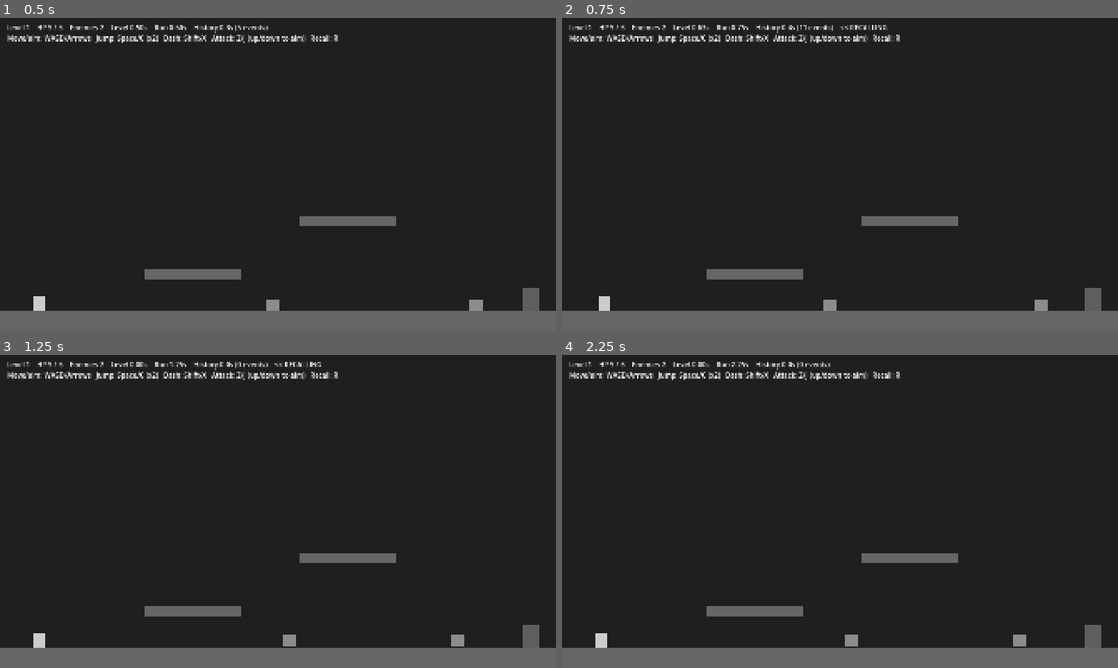
Above: before the commit, frames 1-4 (two rows, left to right).
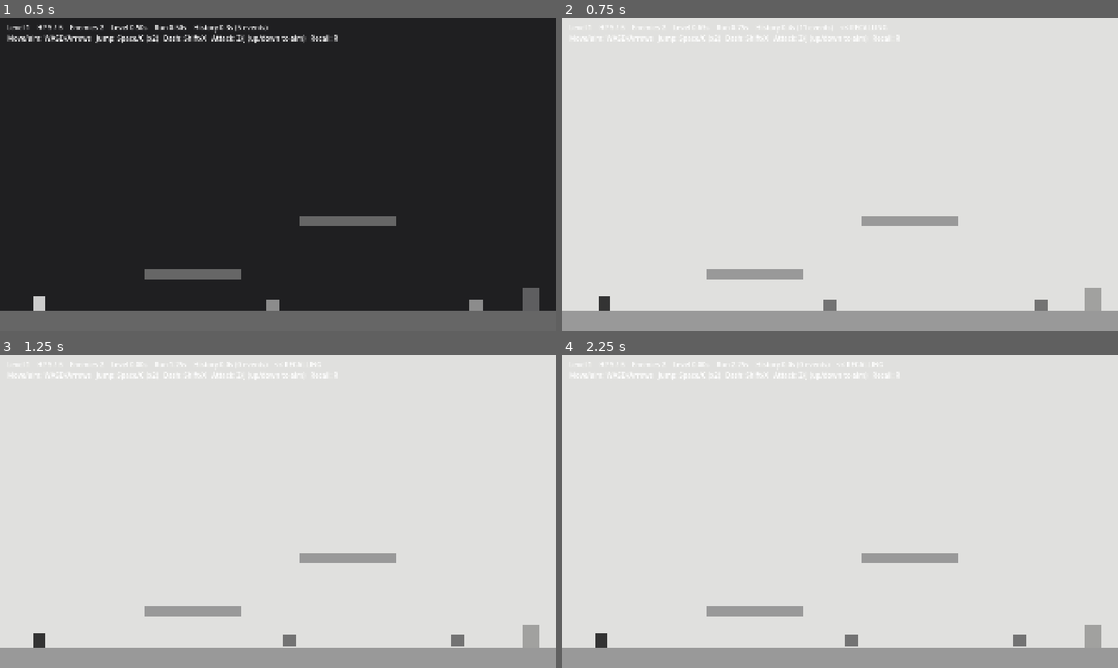
Above: after the commit, the same moments.

Repository: jmy0713/CreativeJam26
Game: Godot game, scene res://scenes/levels/level_1.tscn
Same seed, same stepped clock (60 frames per second), same inputs: the game is played once before the commit and once after it.
Inputs:
- Up to frame 1 (0.5 s): no input
- Up to frame 2 (0.75 s): hold D (move_right) from 0.53 s (still down); tap R (recall) at 0.6 s
- Up to frame 3 (1.25 s): keep holding D (move_right); tap Space (jump) at 0.77 s
- Up to frame 4 (2.25 s): tap Z (attack) at 1.35 s; tap Space (jump) at 1.52 s; tap R (recall) at 1.55 s; release D (move_right) at 2.03 s; hold A (move_left) from 2.03 s (still down); tap Shift (dash) at 2.1 s

Frame 1 is identical in both runs. In frame 2, 100% of the frame differs, in the area x 0-100%, y 0-100%; in frame 3, 100%; in frame 4, 100%.

Commit message:
feat negative recall

Diff:
--- a/project.godot
+++ b/project.godot
@@ -20,6 +20,7 @@
 GameManager="*res://scripts/autoload/game_manager.gd"
 Recall="*res://scripts/autoload/recall.gd"
 Hud="*res://scenes/ui/hud.tscn"
+RecallOverlay="*uid://w3ruf2rtd6tx"
 
 [display]
 
@@ -79,15 +80,15 @@
 }
 attack={
 "deadzone": 0.5,
-"events": [Object(InputEventKey,"resource_local_to_scene":fa …(209 unchanged characters)… "location":0,"echo":false,"script":null),
-Object(InputEventKey,"resource_local_to_scene":false,"resource_name":"","device":-1,"window_id":0,"alt_pressed":false,"shift_pressed":false,"ctrl_pressed":false,"meta_pressed":false,"pressed":false,"keycode":0,"physical_keycode":74,"key_label":0,"unicode":0,"location":0,"echo":false,"script":null),
-Object(InputEventJoypadButton,"resource_local_to_scene":false,"resource_name":"","device":-1,"button_index":2,"pressure":0.0,"pressed":true,"script":null)
+"events": [Object(InputEventKey,"resource_local_to_scene":fa …(209 unchanged characters)… "location":0,"echo":false,"script":null)
+, Object(InputEventKey,"resource_local_to_scene":false,"resource_name":"","device":-1,"window_id":0,"alt_pressed":false,"shift_pressed":false,"ctrl_pressed":false,"meta_pressed":false,"pressed":false,"keycode":0,"physical_keycode":74,"key_label":0,"unicode":0,"location":0,"echo":false,"script":null)
+, Object(InputEventJoypadButton,"resource_local_to_scene":false,"resource_name":"","device":-1,"button_index":2,"pressure":0.0,"pressed":true,"script":null)
 ]
 }
 recall={
 "deadzone": 0.5,
-"events": [Object(InputEventKey,"resource_local_to_scene":fa …(209 unchanged characters)… "location":0,"echo":false,"script":null),
-Object(InputEventJoypadButton,"resource_local_to_scene":false,"resource_name":"","device":-1,"button_index":3,"pressure":0.0,"pressed":true,"script":null)
+"events": [Object(InputEventKey,"resource_local_to_scene":fa …(209 unchanged characters)… "location":0,"echo":false,"script":null)
+, Object(InputEventJoypadButton,"resource_local_to_scene":false,"resource_name":"","device":-1,"button_index":3,"pressure":0.0,"pressed":true,"script":null)
 ]
 }
 
--- /dev/null
+++ b/scenes/recall_overlay.tscn
@@ -0,0 +1,21 @@
+[gd_scene format=3 uid="uid://w3ruf2rtd6tx"]
+
+[ext_resource type="Shader" uid="uid://clafof843ima8" path="res://shaders/negative.gdshader" id="1_si46r"]
+
+[sub_resource type="ShaderMaterial" id="ShaderMaterial_yyr30"]
+shader = ExtResource("1_si46r")
+shader_parameter/intensity = 1.0
+
+[node name="RecallOverlay" type="Node2D" unique_id=276300504]
+
+[node name="CanvasLayer" type="CanvasLayer" parent="." unique_id=1767697239]
+
+[node name="RecallNegative" type="ColorRect" parent="CanvasLayer" unique_id=595922408]
+visible = false
+material = SubResource("ShaderMaterial_yyr30")
+anchors_preset = 15
+anchor_right = 1.0
+anchor_bottom = 1.0
+grow_horizontal = 2
+grow_vertical = 2
+mouse_filter = 2
--- a/scripts/autoload/recall.gd
+++ b/scripts/autoload/recall.gd
@@ -33,8 +33,7 @@
 ## Emitted for every event popped during a recall — hook rewind VFX here.
 signal event_undone(event: Event)
 
-enum Phase { NONE, FREEZE, REWIND }
-
+enum Phase { NONE, FREEZE, REWIND, END_FREEZE }
 class Event:
 	var tick: int
 	var target: Node
@@ -56,13 +55,19 @@
 @export var recall_seconds := 5.0
 ## Real time the rewind takes for a full `recall_seconds` rewind.
 @export var playback_seconds := 0.85
-@export var freeze_seconds := 0.3
+## Frozen (screen inverted) for this long before the rewind starts...
+@export var freeze_before_seconds := 0.2
+## ...and for this long after it ends, before the level resumes.
+@export var freeze_after_seconds := 0.2
 @export var sample_interval := 0.2
 ## How long the player takes to slide to the afterimage.
 @export var catchup_seconds := 0.35
 ## The catch-up starts this long before the rewind finishes.
 @export var catchup_lead_seconds := 0.08
 
+const OVERLAY_PATH := "/root/RecallOverlay/CanvasLayer/RecallNegative"
+var _negative: ColorRect
+var _negative_material: ShaderMaterial
 var is_recalling := false
 
 var _stack: Array[Event] = []
@@ -86,12 +91,19 @@
 func _physics_process(_delta: float) -> void:
 	if GameManager.current_level == null:
 		return
+
 	match _phase:
 		Phase.FREEZE:
-			if _real_ticks_in_phase() >= GameManager.seconds_to_ticks(freeze_seconds):
+			if _real_ticks_in_phase() >= GameManager.seconds_to_ticks(freeze_before_seconds):
 				_begin_rewind()
+
 		Phase.REWIND:
 			_step_rewind()
+
+		Phase.END_FREEZE:
+			if _real_ticks_in_phase() >= GameManager.seconds_to_ticks(freeze_after_seconds):
+				_finish_recall()
+
 		Phase.NONE:
 			if Input.is_action_just_pressed("recall"):
 				start_recall()
@@ -123,6 +135,8 @@
 	var playback_ticks := maxi(GameManager.seconds_to_ticks(playback_seconds), 1)
 	_rewind_step = maxi(ceili(float(GameManager.seconds_to_ticks(recall_seconds)) / playback_ticks), 1)
 	GameManager.current_level.process_mode = Node.PROCESS_MODE_DISABLED
+	_set_negative(true)
+
 	_set_phase(Phase.FREEZE)
 	recall_started.emit(_target_tick)
 
@@ -141,6 +155,8 @@
 # --- Recording --------------------------------------------------------------
 
 func _on_level_started(_level: Level) -> void:
+	_set_negative(false)
+
 	is_recalling = false
 	_phase = Phase.NONE
 	_stack.clear()
@@ -175,6 +191,8 @@
 # --- Recalling --------------------------------------------------------------
 
 func _begin_rewind() -> void:
+	_set_negative(false)
+
 	_set_phase(Phase.REWIND)
 	_catchup_start_real_tick = -1
 	for node in _recordables():
@@ -207,7 +225,8 @@
 				node.set_recall_catchup(catchup_t)
 
 	if cursor <= _target_tick and catchup_t >= 1.0:
-		_finish_recall()
+		_set_negative(true)
+		_set_phase(Phase.END_FREEZE)
 
 
 func _start_segment(event: Event) -> void:
@@ -247,6 +266,7 @@
 
 
 func _finish_recall() -> void:
+	_set_negative(false)
 	_segments.clear()
 	is_recalling = false
 	_phase = Phase.NONE
@@ -258,6 +278,18 @@
 
 # --- Helpers ----------------------------------------------------------------
 
+
+func _set_negative(on: bool) -> void:
+	if _negative == null or not is_instance_valid(_negative):
+		_negative = get_node_or_null(OVERLAY_PATH) as ColorRect
+		if _negative == null:
+			push_warning("Recall: %s not found. Is RecallOverlay registered as an autoload?" % OVERLAY_PATH)
+			return
+		_negative_material = _negative.material as ShaderMaterial
+	_negative.visible = on
+	if _negative_material:
+		_negative_material.set_shader_parameter("intensity", 1.0 if on else 0.0)
+
 func _set_phase(phase: Phase) -> void:
 	_phase = phase
 	_phase_start_real_tick = GameManager.real_tick
--- /dev/null
+++ b/shaders/negative.gdshader
@@ -0,0 +1,9 @@
+shader_type canvas_item;
+
+uniform sampler2D screen_texture : hint_screen_texture, repeat_disable, filter_nearest;
+uniform float intensity : hint_range(0.0, 1.0) = 1.0;
+
+void fragment() {
+	vec3 screen = textureLod(screen_texture, SCREEN_UV, 0.0).rgb;
+	COLOR = vec4(mix(screen, vec3(1.0) - screen, intensity), 1.0);
+}
Not shown, added: shaders/negative.gdshader.uid
